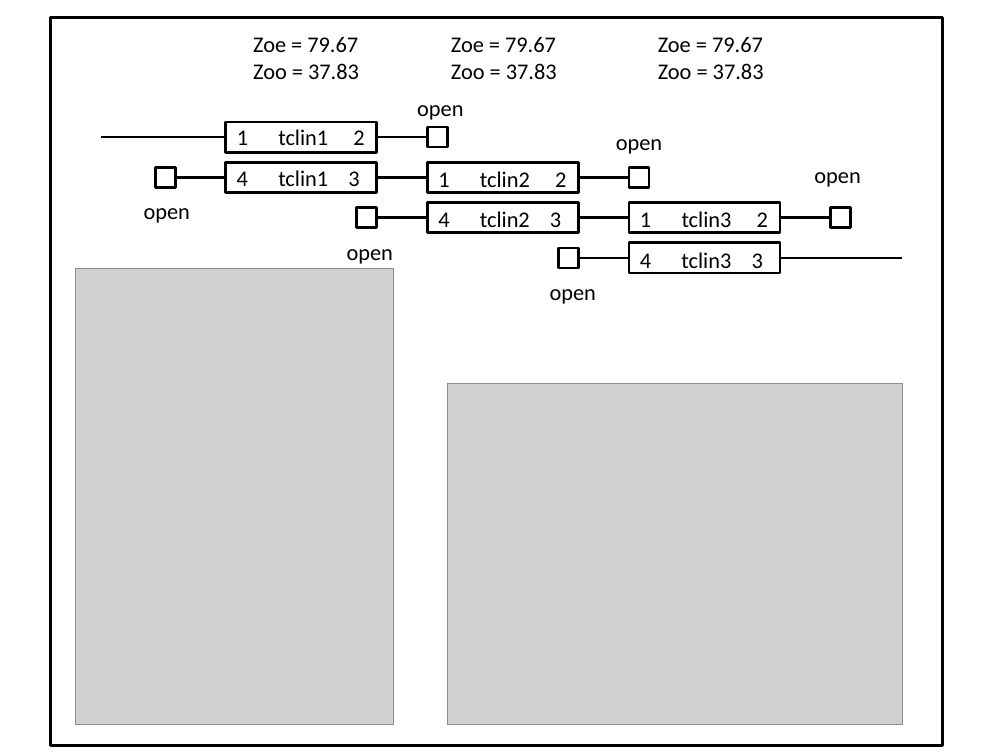
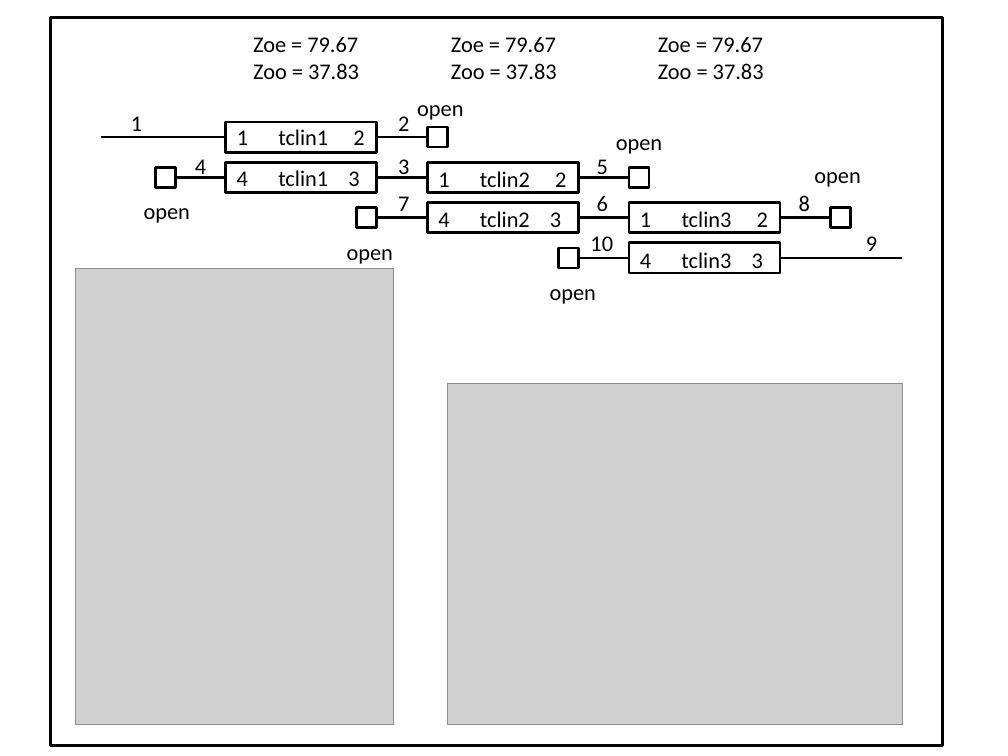
Before and after one commit to JerryWiltz/nP, a slide deck: slide 3 of README/ReadmeFigures/readmeFigures.pptm. Drawn at 1008x756 pixels with LibreOffice and Linux fonts; fonts in the diff are those of the drawing; grey boxes stand for pictures. Boxes give left, top, right and bottom in pixels: in the first picture for what was removed or moved away, otherwise in the second. Text is boxed around its words. In the diff, an @@ line names an element or a change of style, - is before the commit and + after.

```diff
--- a/README/ReadmeFigures/readmeFigures.pptm
+++ b/README/ReadmeFigures/readmeFigures.pptm
@@ text added at box(131, 116, 142, 137), 16 pt, text #000000 @@
+1
@@ text added at box(398, 116, 409, 137), 16 pt, text #000000 @@
+2
@@ text added at box(195, 159, 206, 179), 16 pt, text #000000 @@
+4
@@ text added at box(398, 159, 409, 179), 16 pt, text #000000 @@
+3
@@ text added at box(597, 159, 608, 179), 16 pt, text #000000 @@
+5
@@ text added at box(398, 196, 409, 217), 16 pt, text #000000 @@
+7
@@ text added at box(597, 196, 608, 217), 16 pt, text #000000 @@
+6
@@ text added at box(799, 195, 810, 217), 16 pt, text #000000 @@
+8
@@ text added at box(590, 236, 613, 251), 16 pt, text #000000 @@
+10
@@ text added at box(866, 236, 877, 251), 16 pt, text #000000 @@
+9
```
Also in this commit, not shown: 1 other slide changed, 11 other files.
